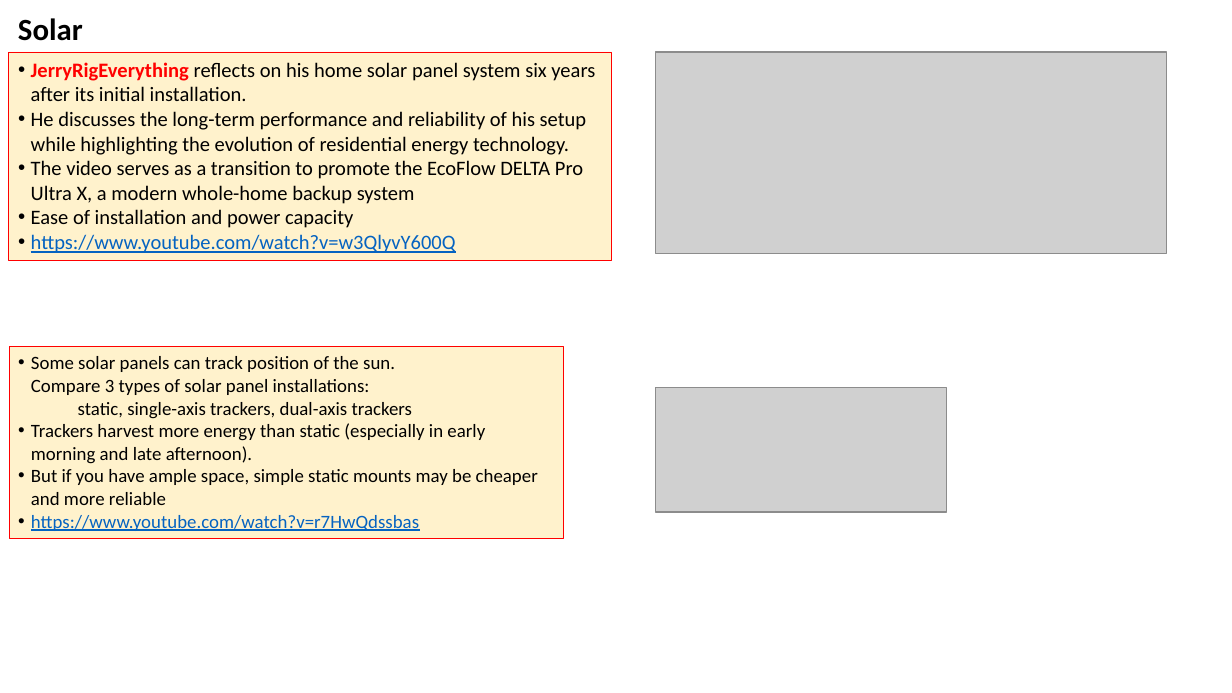
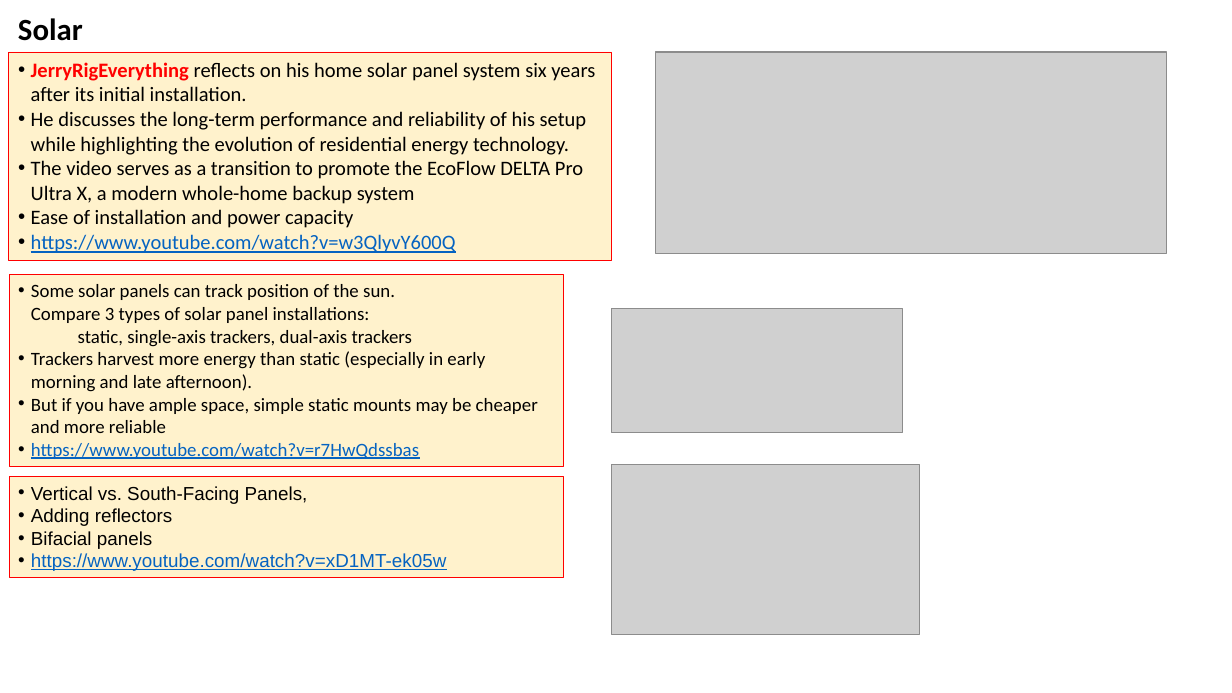
Before and after one commit to lselector/misc_farm, a slide deck: slide 9 of solar.pptx (slide 8 before the commit). Drawn at 1232x693 pixels with LibreOffice and Linux fonts; fonts in the diff are those of the drawing; grey boxes stand for pictures. Boxes give left, top, right and bottom in pixels: in the first picture for what was removed or moved away, otherwise in the second. Text is boxed around its words. In the diff, an @@ line names an element or a change of style, - is before the commit and + after.

```diff
--- a/solar.pptx
+++ b/solar.pptx
@@ rectangle "Some solar panels can track ...": place and size @@
-rectangle "Some solar panels can track ..." at (9,346,563,538)
+rectangle "Some solar panels can track ..." at (9,275,563,467)
@@ picture: place and size @@
-picture at (655,388,946,513)
+picture at (611,308,902,432)
@@ rectangle added at (9,477,563,578), fill #FFF2CC, outline #FF0000 0.56 pt, 11 pt, text #000000 @@
+• Vertical vs. South-Facing Panels,
+• Adding reflectors
+• Bifacial panels
+• https://www.youtube.com/watch?v=xD1MT-ek05w
@@ picture added at (611,464,919,634) @@
```
Also in this commit, not shown: 2 other slides changed, 2 slides added.
